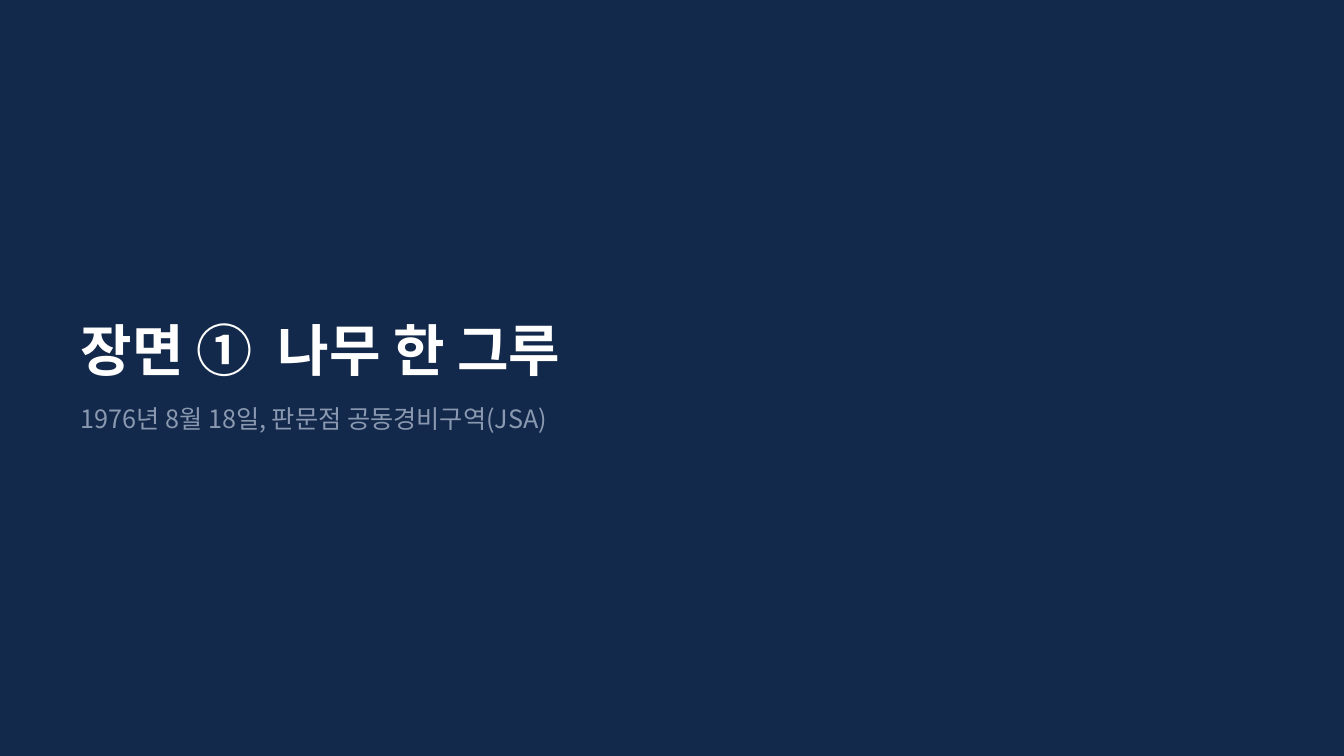
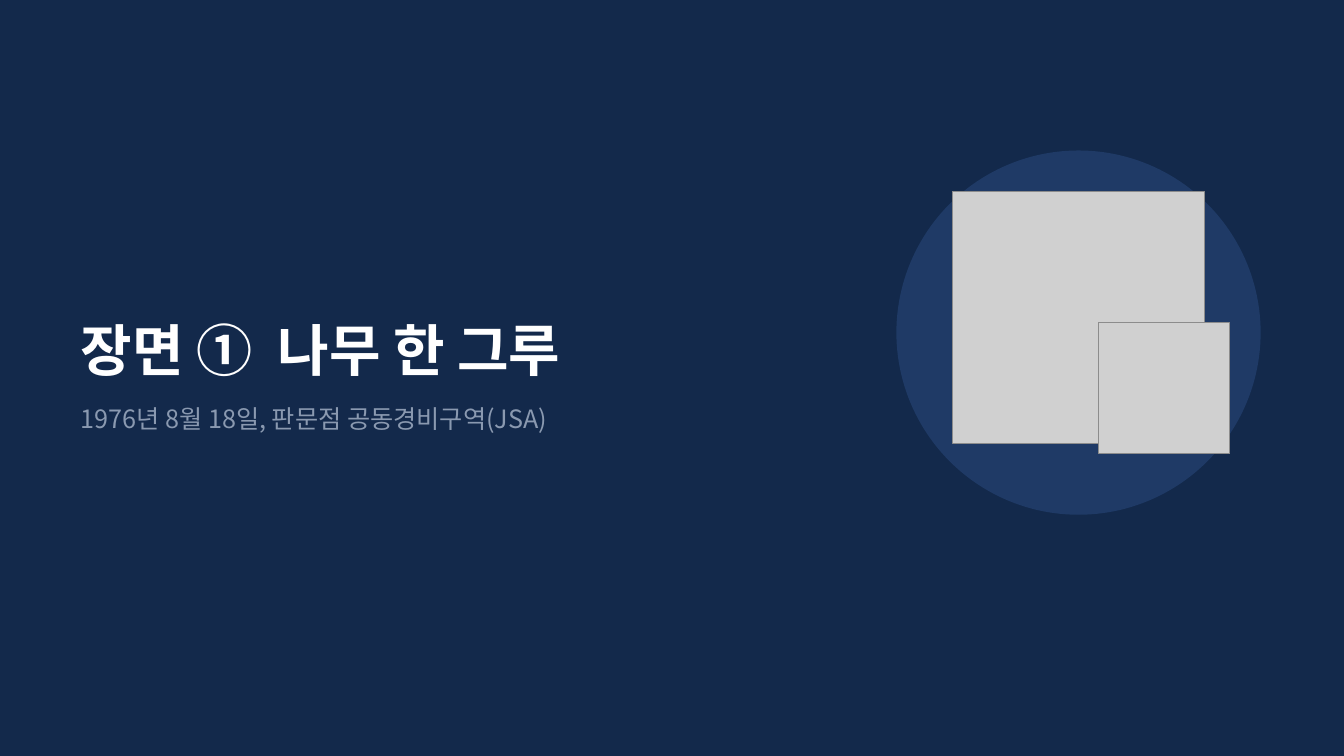
Before and after one commit to topys2000/study, a slide deck: slide 3 of 국지/공통/강평보조자료_비례성과_과거사례(판문점·연평도).pptx. Drawn at 1344x756 pixels with LibreOffice and Linux fonts; fonts in the diff are those of the drawing; grey boxes stand for pictures. Boxes give left, top, right and bottom in pixels: in the first picture for what was removed or moved away, otherwise in the second. Text is boxed around its words. In the diff, an @@ line names an element or a change of style, - is before the commit and + after.

```diff
--- a/국지/공통/강평보조자료_비례성과_과거사례(판문점·연평도).pptx
+++ b/국지/공통/강평보조자료_비례성과_과거사례(판문점·연평도).pptx
@@ ellipse added at (897, 151, 1260, 514), fill #1F3A66, outline #1F3A66 1 pt @@
@@ picture added at (953, 192, 1205, 444) @@
@@ picture added at (1099, 323, 1230, 454) @@
```
Also in this commit, not shown: 8 other slides changed, 2 slides added, 4 other files.
